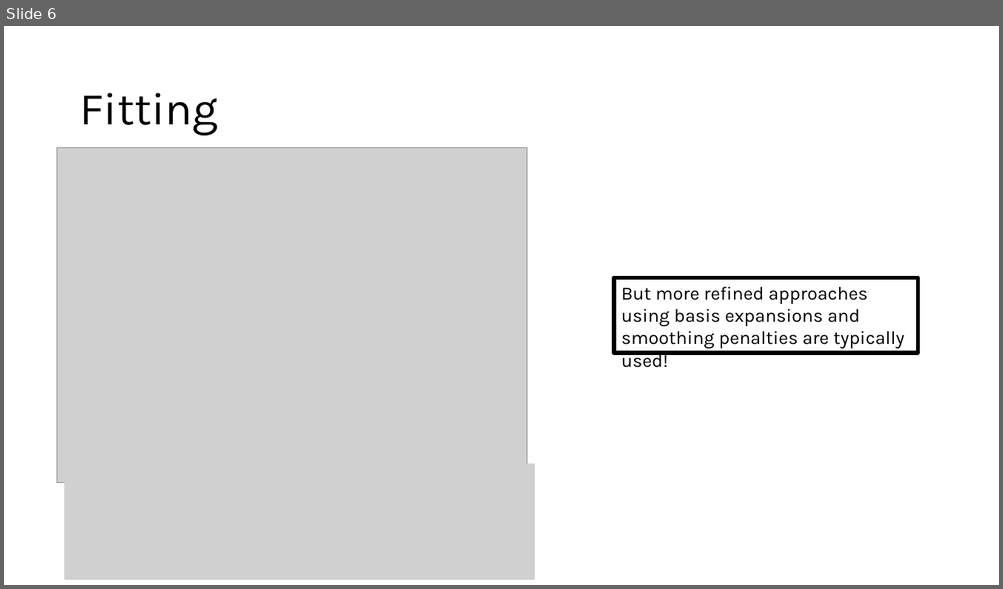
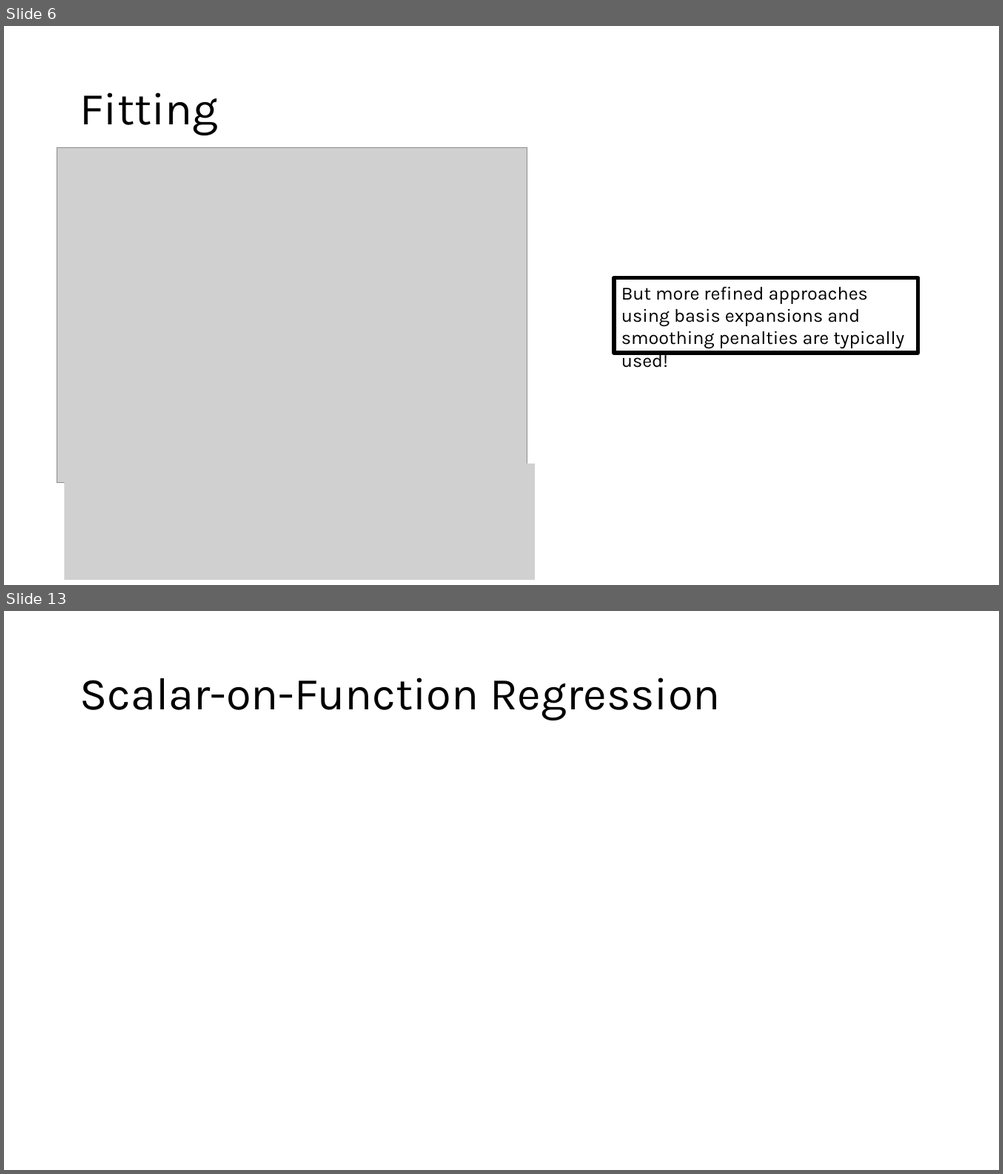
Before and after one commit to edwardgunning/ISBS-Short-Course, a slide deck: slides/05-fregression.pptx. Shown one above the other, each under a label of ours: slide 6 before the commit, slides 6 and 13 after it; the slides between them are not shown. The pictures are 1003x589 and 1003x1174 pixels, drawn with LibreOffice and Linux fonts; fonts in the diff are those of the drawing; grey boxes stand for pictures; background and template pictures are left out. Boxes give left, top, right and bottom in pixels: in the first picture for what was removed or moved away, otherwise in the second. Text is boxed around its words. In the diff, an @@ line names an element or a change of style, - is before the commit and + after.

```diff
--- a/slides/05-fregression.pptx
+++ b/slides/05-fregression.pptx
@@ slide 13 added at [4, 611, 999, 1170], background #FFFFFF @@
@@ title added at [79, 678, 720, 721], 44 pt, text #000000 @@
+Scalar-on-Function Regression
```
Also in this commit, not shown: 8 other slides added.
